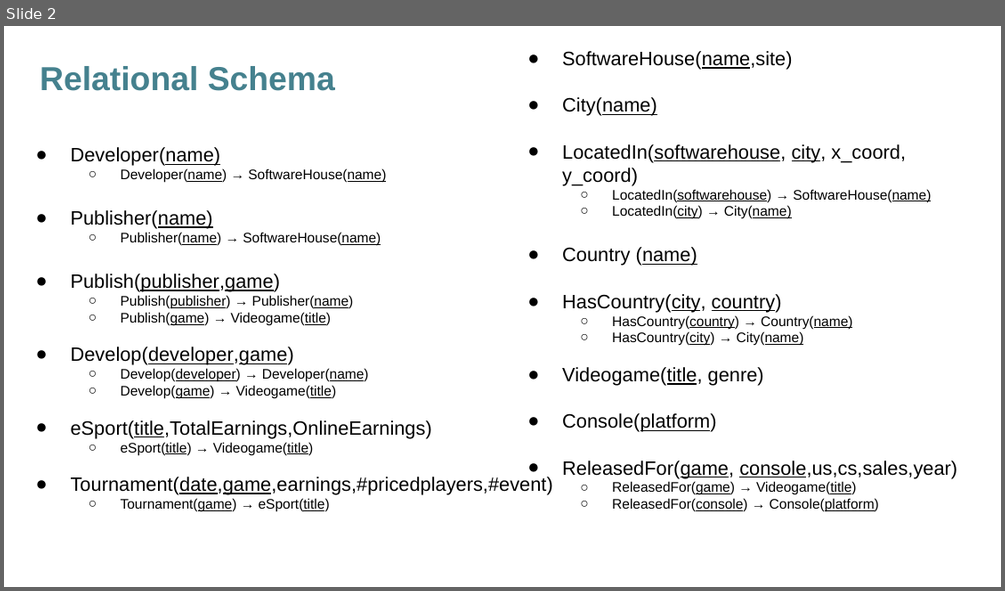
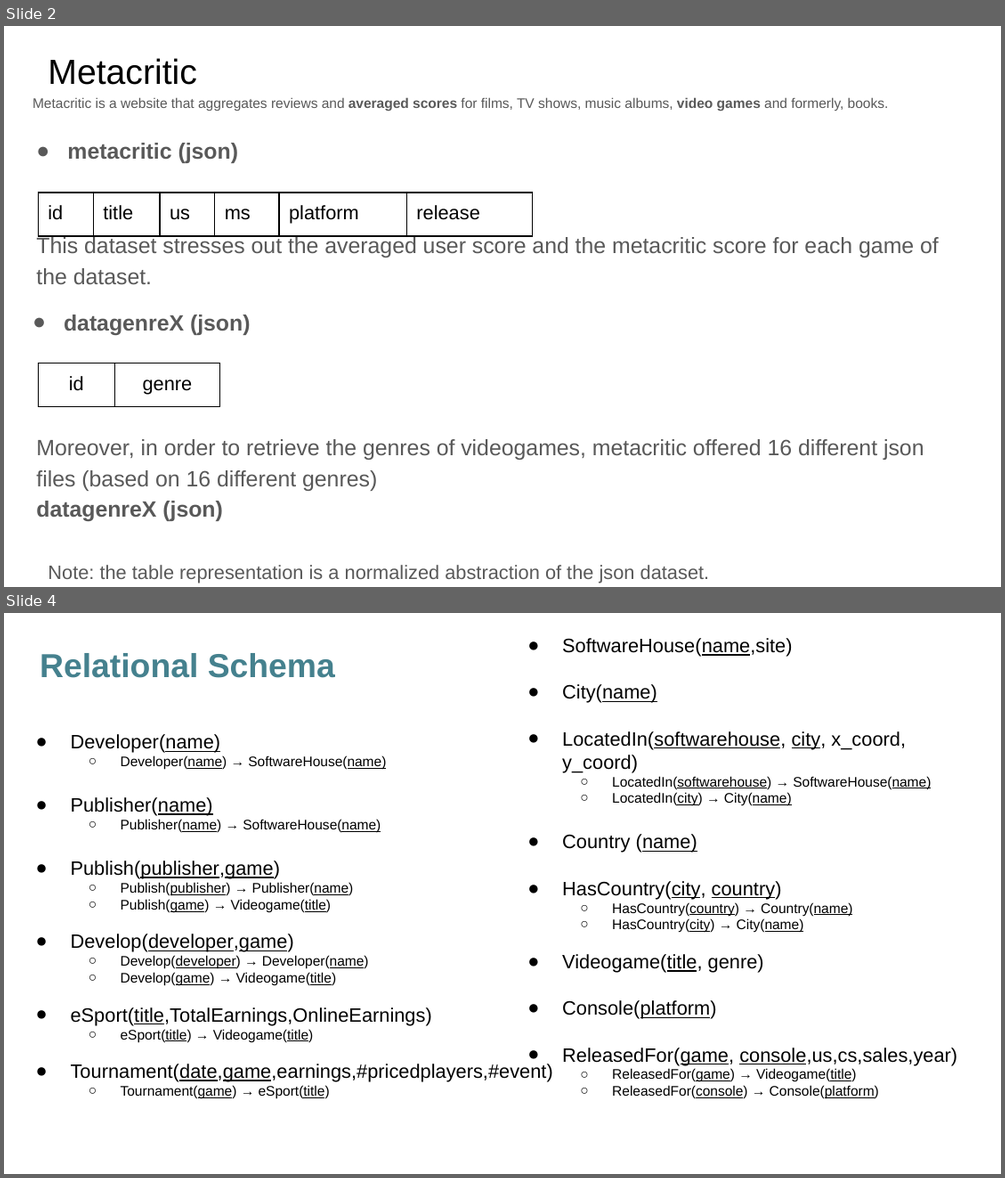
Before and after one commit to 1655653/LSDM, a slide deck: proposals/ER diagram.pptx. Shown one above the other, each under a label of ours: slide 2 before the commit, slides 2 and 4 after it; the slides between them are not shown. The pictures are 1005x591 and 1005x1178 pixels, drawn with LibreOffice and Linux fonts; fonts in the diff are those of the drawing. Boxes give left, top, right and bottom in pixels: in the first picture for what was removed or moved away, otherwise in the second. Text is boxed around its words. In the diff, an @@ line names an element or a change of style, - is before the commit and + after.

```diff
--- a/proposals/ER diagram.pptx
+++ b/proposals/ER diagram.pptx
@@ slide 2 added at [4,26,1001,587], background #FFFFFF @@
@@ title added at [48,58,197,85], 25.2 pt, text #000000 @@
+Metacritic
@@ text added at [32,97,889,111], 10 pt, text #595959 @@
+Metacritic is a website that aggregates reviews and averaged scores for films, TV shows, music albums, video games and formerly, books.
@@ text added at [36,143,938,284], 16 pt, text #595959 @@
+● metacritic (json)
+This dataset stresses out the averaged user score and the metacritic score for each game of the dataset.
@@ table added at [38,192,533,236], 1 rows, 6 columns @@
+id | title | us | ms | platform | release
@@ text added at [64,314,251,336], 16 pt, text #595959, bold @@
+● datagenreX (json)
@@ table added at [38,363,219,407], 1 rows, 2 columns @@
+id | genre
@@ text added at [36,439,924,522], 16 pt, text #595959 @@
+Moreover, in order to retrieve the genres of videogames, metacritic offered 16 different json files (based on 16 different genres)
+datagenreX (json)
@@ text added at [48,564,710,583], 14 pt, text #595959 @@
+Note: the table representation is a normalized abstraction of the json dataset.
@@ what was slide 2 is now slide 4 @@
```
Also in this commit, not shown: 1 slide changed, 1 other slide added, 1 other file.
